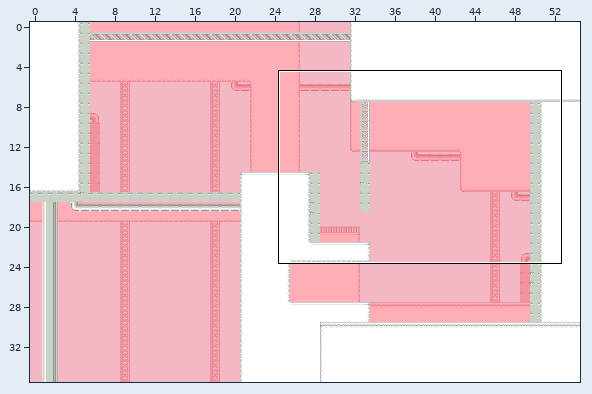
Level history. Tiled map (JSON): public/assets/levels/airborne.json. The first picture is a wide view before the edit; the outline marks the close-up.
Close-up. Before the edit:
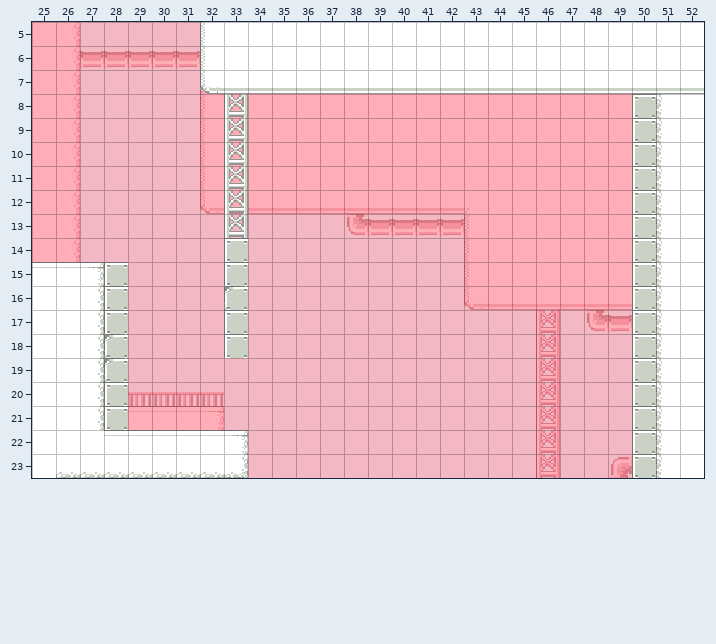
Cells are 16x16 px. Shown: x 25..52, y 5..23. The commit also changed other parts of the map, which this record leaves out.
After:
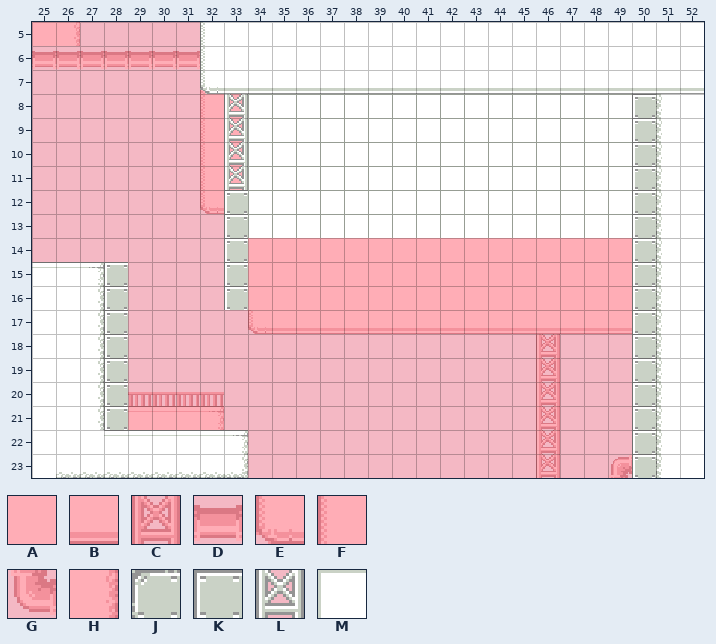
Key: from "bg-tileset": A 3, B 11, C 12, D 13 flipped up-down, E 17, F 22, G 30, H 33; from "tilleset": J 0, K 6, L 12, M 32.
_ is an empty cell, . an unchanged one.
Change:
--- layer "Tile Layer 2"
@@ x 25..49 @@
- 6 AH.......................
- 7 .H.......................
- 8 .H.......................
- 9 .H.......................
-10 .H.......................
-11 .H.......................
-12 .H.......................
-13 .H.......................
-14 .H................F......
-15 ..................F......
-16 ..................EBBBBBB
-17 .........____________C_GD
+ 6 DD.......................
+ 7 ._.......................
+ 8 ._.......................
+ 9 ._.......................
+10 ._.......................
+11 ._.......................
+12 ._.......................
+13 ._.......................
+14 ._................A......
+15 ..................A......
+16 ..................AAAAAAA
+17 .........EBBBBBBBBBBBBBBB
--- layer "Tile Layer 1"
@@ x 33..49 @@
- 8 .________________
- 9 .________________
-10 .________________
-11 .________________
-12 L________________
-13 L________________
+ 8 .MMMMMMMMMMMMMMMM
+ 9 .MMMMMMMMMMMMMMMM
+10 .MMMMMMMMMMMMMMMM
+11 .MMMMMMMMMMMMMMMM
+12 KMMMMMMMMMMMMMMMM
+13 KMMMMMMMMMMMMMMMM
@@ x 28..33 @@
-16 .....J
-17 .....K
-18 J....K
-19 J.....
+16 .....K
+17 ....._
+18 K...._
+19 K.....
